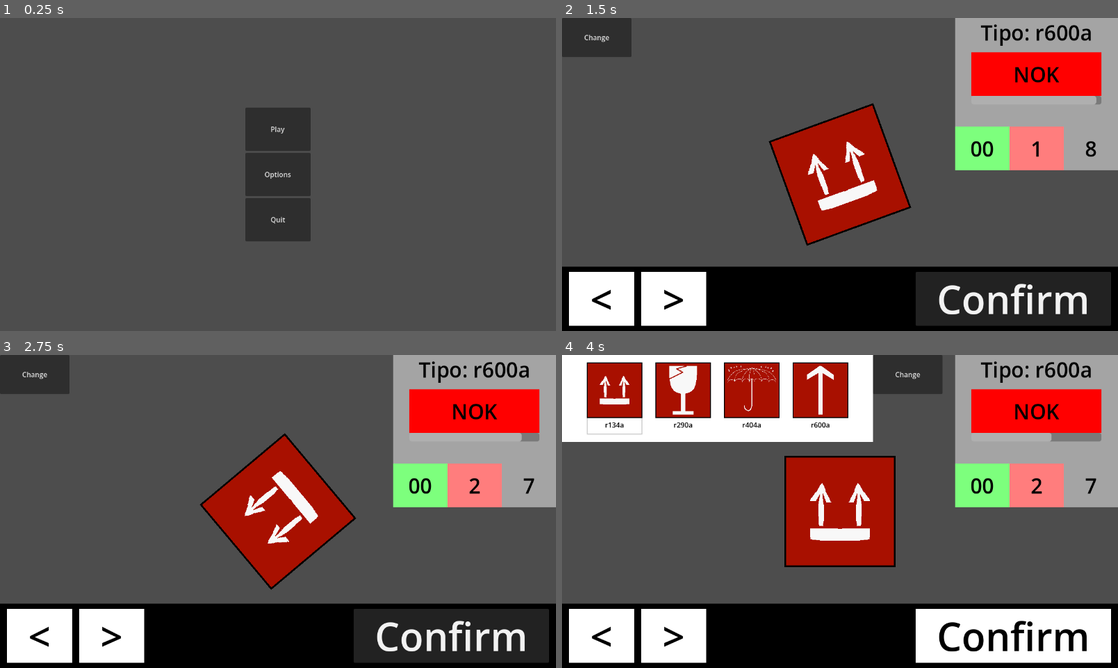
Above: before the commit, frames 1-4 (two rows, left to right).
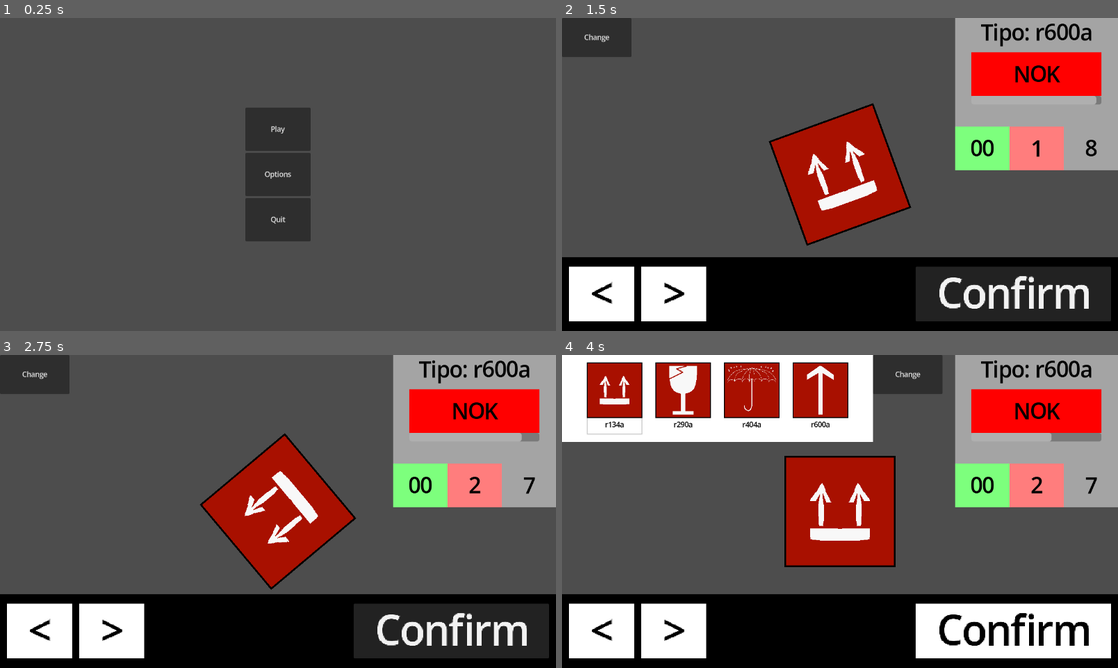
Above: after the commit, the same moments.

Repository: mugrilo18/minigame_sticker
Game: Godot game, scene res://Scenes/main_menu.tscn
Two runs of this game, one before a commit and one after it. Both use one fixed random seed, a clock stepped at 60 frames per second and the inputs below.
Inputs (mouse positions are in pixels of both pictures, inside the frame that each line leads up to):
- Up to frame 1 (0.25 s): no input
- Up to frame 2 (1.5 s): click "Play" at 0.5 s; click "Confirm" at 1.25 s
- Up to frame 3 (2.75 s): click "Confirm" at 2 s
- Up to frame 4 (4 s): click "Change" at 2.75 s; click (584, 398) at 3.5 s

The runs differ from the first frame. In frame 1, less than 0.1% of the frame differs, in the area x 47-53%, y 34-66%; in frame 2, 7.0%; in frame 3, 7.0%; in frame 4, 7.3%, in the area x 0-100%, y 1-99%.

Commit message:
Project organization adding 'class_name' in every code

Diff:
--- a/Scenes/button_mobile.tscn
+++ b/Scenes/button_mobile.tscn
@@ -4,15 +4,11 @@
 [ext_resource type="Theme" uid="uid://lyfu8t703nxb" path="res://Assets/Themes/ThemeGame.tres" id="2_h7en4"]
 
 [node name="ButtonMobile" type="ColorRect" unique_id=175109455 node_paths=PackedStringArray("left_rot_btn", "right_rot_btn", "confirm_btn")]
-custom_minimum_size = Vector2(1280, 148)
-anchors_preset = 7
-anchor_left = 0.5
+custom_minimum_size = Vector2(0, 170)
+anchors_preset = 12
 anchor_top = 1.0
-anchor_right = 0.5
+anchor_right = 1.0
 anchor_bottom = 1.0
-offset_left = -640.0
-offset_top = -148.0
-offset_right = 640.0
 grow_horizontal = 2
 grow_vertical = 0
 color = Color(0, 0, 0, 1)
--- a/Scenes/game.tscn
+++ b/Scenes/game.tscn
@@ -7,7 +7,13 @@
 [ext_resource type="PackedScene" uid="uid://bd2mofvrps585" path="res://Scenes/button_mobile.tscn" id="6_i6g32"]
 [ext_resource type="PackedScene" uid="uid://cq2glnfjgdfja" path="res://Scenes/order_info.tscn" id="7_1l0tm"]
 
-[node name="Game" type="Node2D" unique_id=175400280 node_paths=PackedStringArray("sticker", "countdown", "orderInfo", "endOrder", "mobileBtn")]
+[node name="Game" type="Control" unique_id=2045126417 node_paths=PackedStringArray("sticker", "countdown", "orderInfo", "endOrder", "mobileBtn")]
+layout_mode = 3
+anchors_preset = 15
+anchor_right = 1.0
+anchor_bottom = 1.0
+grow_horizontal = 2
+grow_vertical = 2
 script = ExtResource("1_i6g32")
 sticker = NodePath("Sticker")
 countdown = NodePath("Timer")
@@ -16,15 +22,16 @@
 mobileBtn = NodePath("ButtonMobile")
 
 [node name="Sticker" parent="." unique_id=1518257697 node_paths=PackedStringArray("orderInfo") instance=ExtResource("2_1l0tm")]
+layout_mode = 1
 anchors_preset = 8
 anchor_left = 0.5
 anchor_top = 0.5
 anchor_right = 0.5
 anchor_bottom = 0.5
-offset_left = 512.0
-offset_top = 232.0
-offset_right = 768.0
-offset_bottom = 488.0
+offset_left = -128.0
+offset_top = -128.0
+offset_right = 128.0
+offset_bottom = 128.0
 grow_horizontal = 2
 grow_vertical = 2
 size_flags_horizontal = 6
@@ -32,12 +39,13 @@
 orderInfo = NodePath("../OrderInfo")
 
 [node name="OrderInfo" parent="." unique_id=1611931966 instance=ExtResource("7_1l0tm")]
+layout_mode = 0
 offset_left = 905.0
 offset_right = 1280.0
+offset_bottom = 350.0
 
 [node name="StickerSelect" parent="." unique_id=1792768217 node_paths=PackedStringArray("sticker_info") instance=ExtResource("5_wowpa")]
-offset_left = -716.0
-offset_bottom = 200.0
+layout_mode = 1
 sticker_info = NodePath("../Sticker")
 
 [node name="Timer" type="Timer" parent="." unique_id=576044762]
@@ -45,22 +53,14 @@
 one_shot = true
 
 [node name="ButtonMobile" parent="." unique_id=175109455 node_paths=PackedStringArray("sticker", "game") instance=ExtResource("6_i6g32")]
-anchors_preset = 0
-anchor_left = 0.0
-anchor_top = 0.0
-anchor_right = 0.0
-anchor_bottom = 0.0
-offset_left = 0.0
-offset_top = 572.0
-offset_right = 1280.0
-offset_bottom = 720.0
+layout_mode = 1
 size_flags_vertical = 8
 sticker = NodePath("../Sticker")
 game = NodePath("..")
-metadata/_edit_use_anchors_ = true
 
 [node name="EndOrder" parent="." unique_id=1646048181 instance=ExtResource("5_i6g32")]
 visible = false
+layout_mode = 0
 anchors_preset = 0
 anchor_right = 0.0
 anchor_bottom = 0.0
--- a/Scripts/button_manager.gd
+++ b/Scripts/button_manager.gd
@@ -1,6 +1,6 @@
 extends Node
 
-@export var sticker: TextureRect
+@export var sticker: StickerFunctions
 
 func _on_change_btn_button_down() -> void:
 	sticker.NextIcon()
--- a/Scripts/button_mobile.gd
+++ b/Scripts/button_mobile.gd
@@ -1,10 +1,11 @@
 extends ColorRect
+class_name ButtonMobile
 
 @export var left_rot_btn:Button
 @export var right_rot_btn:Button
 @export var confirm_btn:Button
-@export var sticker:TextureRect
-@export var game:Node2D
+@export var sticker:StickerFunctions
+@export var game: GameManager
 
 func _on_rotation_left_button_down() -> void:
 	sticker.ui_dir = -1
--- a/Scripts/end_order.gd
+++ b/Scripts/end_order.gd
@@ -1,4 +1,5 @@
 extends ColorRect
+class_name EndOrderScreen
 
 @export var timer: Timer
 @export var coldown: ProgressBar
--- a/Scripts/game.gd
+++ b/Scripts/game.gd
@@ -1,10 +1,11 @@
-extends Node2D
+extends Control
+class_name GameManager
 
-@export var sticker:TextureRect
+@export var sticker: StickerFunctions
 @export var countdown:Timer
-@export var orderInfo:ColorRect
-@export var endOrder: ColorRect
-@export var mobileBtn: ColorRect
+@export var orderInfo:OrderInfo
+@export var endOrder: EndOrderScreen
+@export var mobileBtn: ButtonMobile
 
 var sticker_rotation
 var correct_stickers:int
--- a/Scripts/order_info.gd
+++ b/Scripts/order_info.gd
@@ -1,4 +1,5 @@
 extends ColorRect
+class_name OrderInfo
 
 @export var qty_correct: Label
 @export var qty_wrong: Label
--- a/Scripts/sticker_functions.gd
+++ b/Scripts/sticker_functions.gd
@@ -1,8 +1,9 @@
 extends TextureRect
+class_name StickerFunctions
 
 @export var stickers: Array[Sticker]
 @export var rotation_speed: float
-@export var orderInfo: ColorRect
+@export var orderInfo: OrderInfo
 
 var sticker_code:String
 var current_order:String
--- a/Scripts/sticker_select.gd
+++ b/Scripts/sticker_select.gd
@@ -1,4 +1,5 @@
 extends ColorRect
+class_name StickerSelect
 
 @export var animation: AnimationPlayer
 @export var sticker_info: TextureRect
--- a/project.godot
+++ b/project.godot
@@ -26,6 +26,10 @@
 window/size/mode=4
 window/stretch/mode="viewport"
 
+[gui]
+
+theme/default_font_multichannel_signed_distance_field=true
+
 [input]
 
 rotate_left={
Not shown, changed: export_presets.cfg
